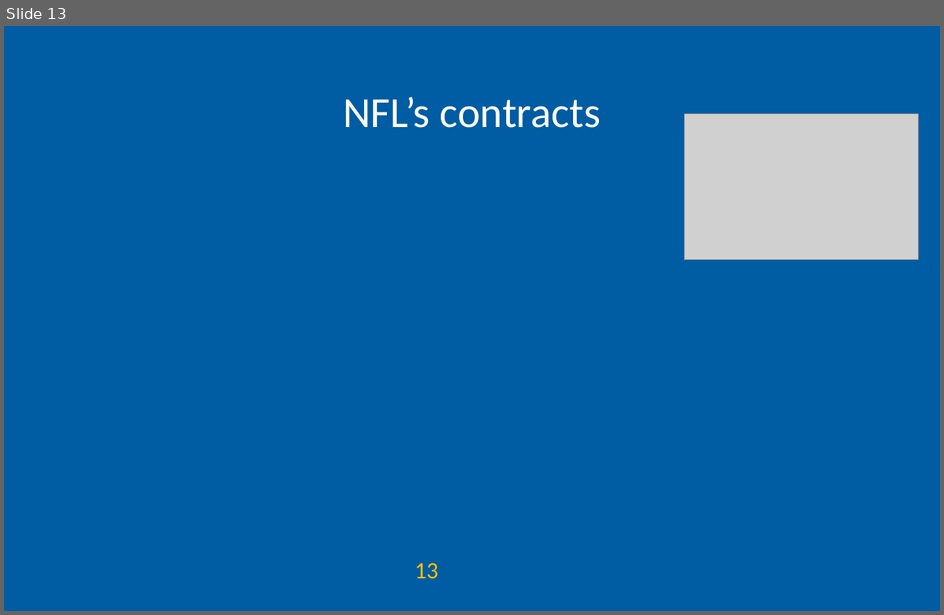
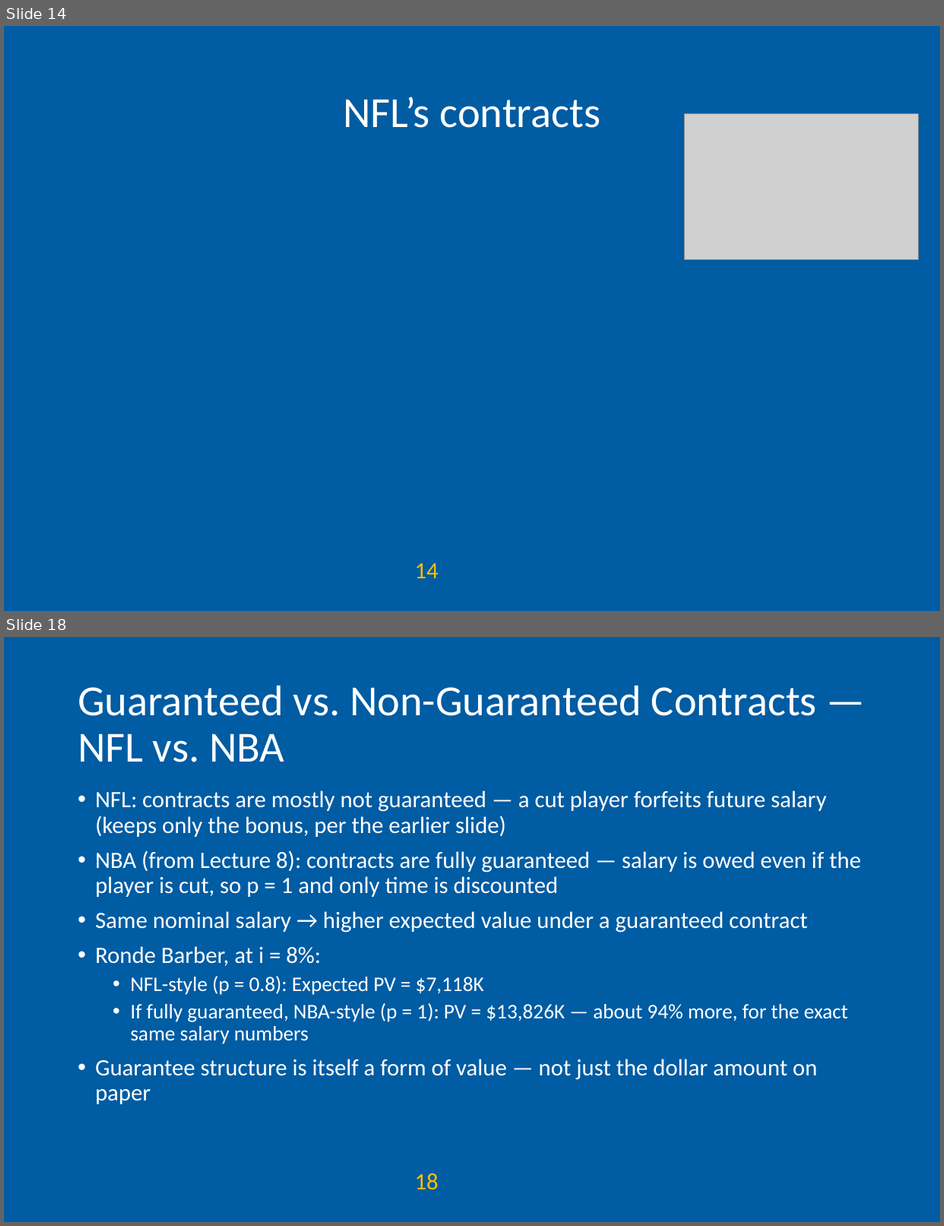
Before and after one commit to AEGDDI/idr305, a slide deck: lectures/L9.pptx. Shown one above the other, each under a label of ours: slide 13 before the commit, slides 14 and 18 after it; the slides between them are not shown. The pictures are 944x615 and 944x1226 pixels, drawn with LibreOffice and Linux fonts; fonts in the diff are those of the drawing; grey boxes stand for pictures; background and template pictures are left out. Boxes give left, top, right and bottom in pixels: in the first picture for what was removed or moved away, otherwise in the second. Text is boxed around its words. In the diff, an @@ line names an element or a change of style, - is before the commit and + after.

```diff
--- a/lectures/L9.pptx
+++ b/lectures/L9.pptx
@@ slide 18 added at (4, 637, 940, 1222), background #FFFFFF; not listed: 2 template elements that a slide beside it also shows @@
@@ title added at (78, 685, 817, 762), 33 pt, text #FFFFFF @@
+Guaranteed vs. Non-Guaranteed Contracts — NFL vs. NBA
@@ text added at (95, 791, 861, 1104), 18 pt, text #FFFFFF @@
+• NFL: contracts are mostly not guaranteed — a cut player forfeits future salary (keeps only the bonus, per the earlier slide)
+• NBA (from Lecture 8): contracts are fully guaranteed — salary is owed even if the player is cut, so p = 1 and only time is discounted
+• Same nominal salary → higher expected value under a guaranteed contract
+• Ronde Barber, at i = 8%:
+  • NFL-style (p = 0.8): Expected PV = $7,118K
+  • If fully guaranteed, NBA-style (p = 1): PV = $13,826K — about 94% more, for the exact same salary numbers
+• Guarantee structure is itself a form of value — not just the dollar amount on paper
@@ what was slide 13 is now slide 14 @@
@@ page number at (415, 563, 439, 579): text changed @@
-13
+14
```
Also in this commit, not shown: 3 slides changed, 5 other slides added, 2 slides removed, 2 other files.
